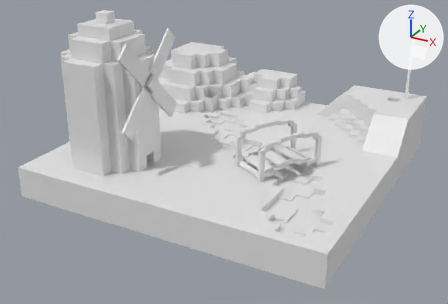
The Blender file Assets/pixelVer.blend as it was, and as the next commit left it.
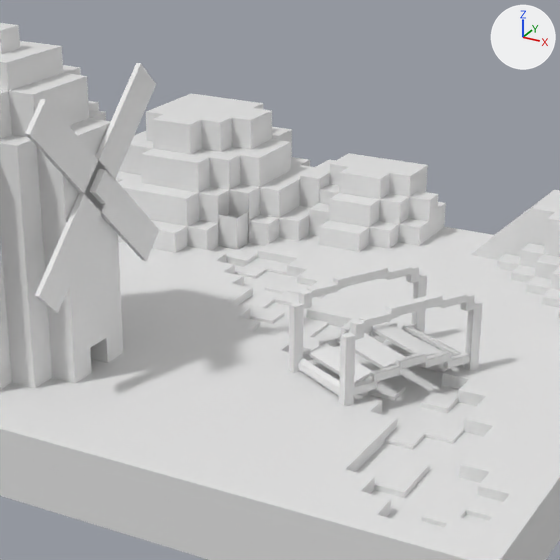
Each version is shown whole from a camera (50 mm lens) standing at (17.73, -34.18, 17.18) and looking at (-0.08, -1.81, 0.99), then close up on the part from 24% to 80% of the width and 0% to 83% of the height. Every picture has the same lights, and +X, +Y and +Z are marked at upper right.
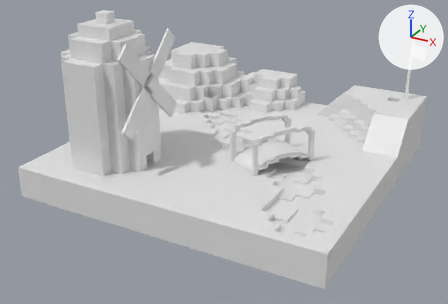
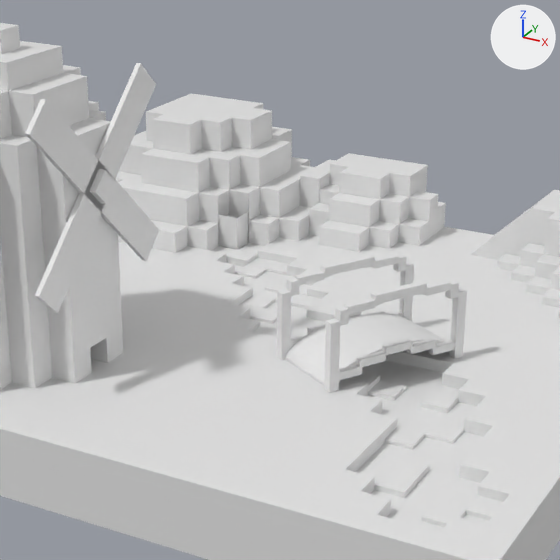
Commit message: Fixed bridge

What changed in the scene script:
```text
Change me_cube_034:
    used by ob_cube_016; location = (5.33, -0.48, 2.28); rotation_euler = (0.0, 0.0, 2.629), in degrees (0, 0, 151); scale = (0.12, 0.15, 1.0)
    remove me_cube_034.from_pydata(...)  # 286 vertices, 235 faces; spans x -6.9..15.4, y -1.0..29.1, z -1.3..1.2
    add me_cube_034.from_pydata(...)  # 282 vertices, 238 faces; spans x -6.9..15.4, y -1.0..29.3, z -1.3..1.2
    me_cube_034 part 1
    33 vertices are removed from x -5.0..13.4, y 0.1..28.2, z -1.1..-0.5
    11 faces are deleted
    14 vertices are added at x -5.0, y -0.2..29.3, z -1.2..-0.5
    15 new vertices lie (18.7, 0.0, 0.0) away from vertices in x -5.0, y -0.2..29.3, z -1.2..-0.5
    14 new faces join them
Change ob_cube_016:
    ob_cube_016.location: (5.33, -0.48, 2.28) -> (1.68, -3.09, 2.32)
    ob_cube_016.rotation_euler: (0.0, 0.0, 2.629) -> (0.0, 0.0, -0.526)  # degrees (0, 0, 151) -> degrees (0, 0, -30)
```

What differs and where, as boxes (x1, y1, x2, y2) in the close-ups (560 x 560 px; the box of a moved part takes in the faces that stretch with it):
'Cube.016', reshaped, moved, turned: before (289, 265, 483, 407); after (277, 254, 467, 393)
part 1 of me_cube_034, moved or reshaped: before (298, 325, 462, 396); after (285, 313, 446, 385)
